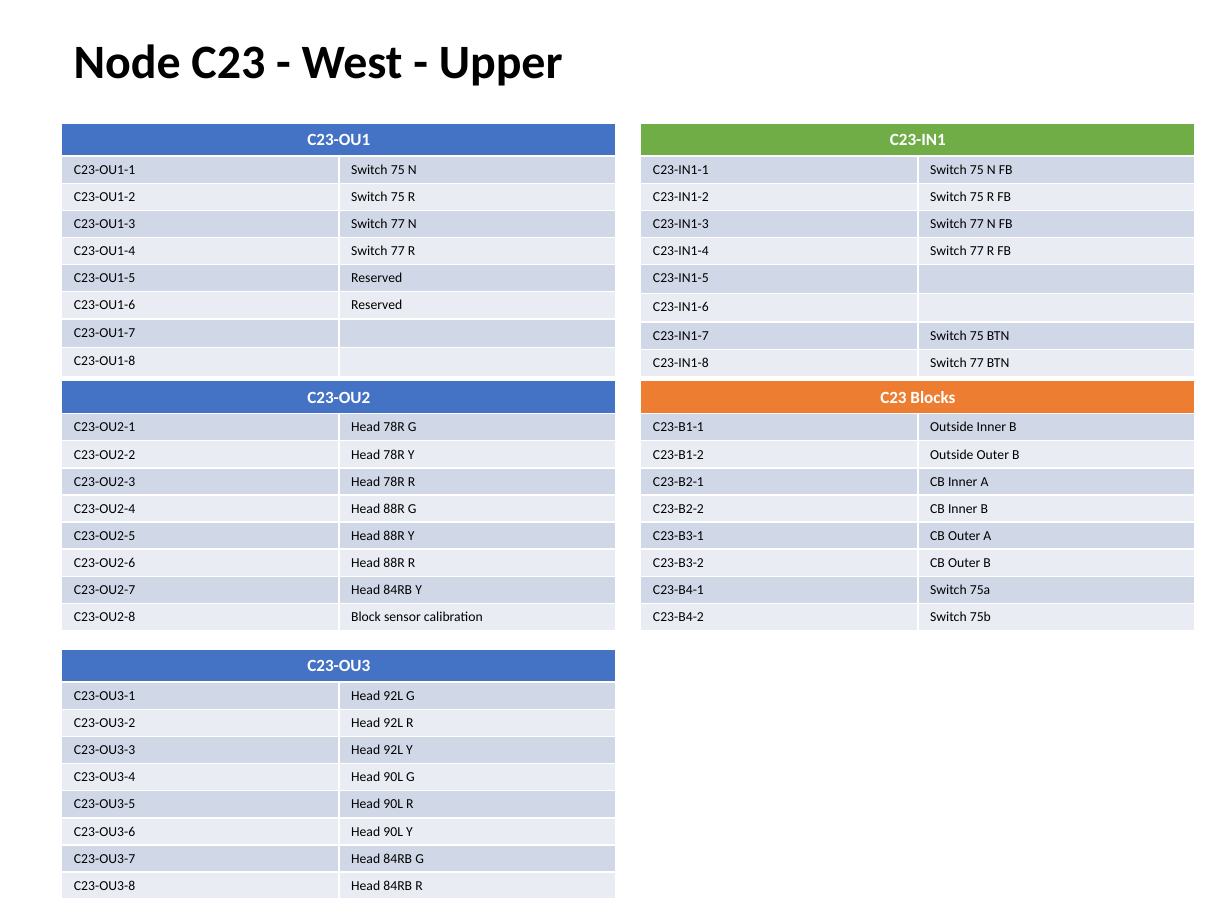
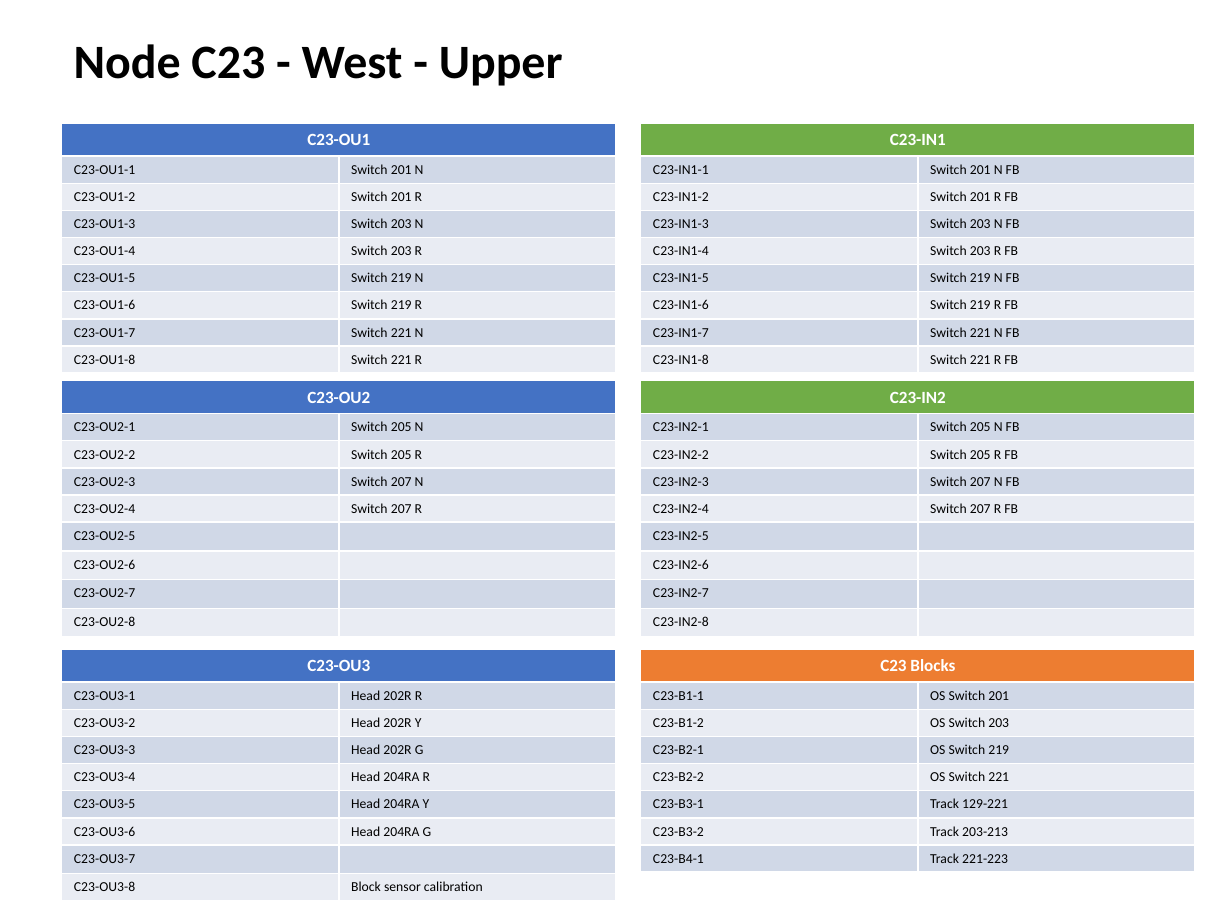
Before and after one commit to lnevo/hart, a slide deck: slide 13 of docs/wiring/Wiring_Schematic.pptx. Drawn at 1232x924 pixels with LibreOffice and Linux fonts; fonts in the diff are those of the drawing. Boxes give left, top, right and bottom in pixels: in the first picture for what was removed or moved away, otherwise in the second. Text is boxed around its words. In the diff, an @@ line names an element or a change of style, - is before the commit and + after.

```diff
--- a/docs/wiring/Wiring_Schematic.pptx
+++ b/docs/wiring/Wiring_Schematic.pptx
@@ table at <box>62,123,616,368</box> @@
-row 2, column 2: Switch 75 N
+row 2, column 2: Switch 201 N
-row 3, column 2: Switch 75 R
+row 3, column 2: Switch 201 R
-row 4, column 2: Switch 77 N
+row 4, column 2: Switch 203 N
-row 5, column 2: Switch 77 R
+row 5, column 2: Switch 203 R
-row 6, column 2: Reserved
+row 6, column 2: Switch 219 N
-row 7, column 2: Reserved
+row 7, column 2: Switch 219 R
-row 8, column 2: 
+row 8, column 2: Switch 221 N
-row 9, column 2: 
+row 9, column 2: Switch 221 R
@@ table at <box>641,123,1195,368</box> @@
-row 2, column 2: Switch 75 N FB
+row 2, column 2: Switch 201 N FB
-row 3, column 2: Switch 75 R FB
+row 3, column 2: Switch 201 R FB
-row 4, column 2: Switch 77 N FB
+row 4, column 2: Switch 203 N FB
-row 5, column 2: Switch 77 R FB
+row 5, column 2: Switch 203 R FB
-row 6, column 2: 
+row 6, column 2: Switch 219 N FB
-row 7, column 2: 
+row 7, column 2: Switch 219 R FB
-row 8, column 2: Switch 75 BTN
+row 8, column 2: Switch 221 N FB
-row 9, column 2: Switch 77 BTN
+row 9, column 2: Switch 221 R FB
@@ table at <box>62,381,616,630</box> @@
-row 2, column 2: Head 78R G
+row 2, column 2: Switch 205 N
-row 3, column 2: Head 78R Y
+row 3, column 2: Switch 205 R
-row 4, column 2: Head 78R R
+row 4, column 2: Switch 207 N
-row 5, column 2: Head 88R G
+row 5, column 2: Switch 207 R
-row 6, column 2: Head 88R Y
+row 6, column 2: 
-row 7, column 2: Head 88R R
+row 7, column 2: 
-row 8, column 2: Head 84RB Y
+row 8, column 2: 
-row 9, column 2: Block sensor calibration
+row 9, column 2: 
@@ table at <box>641,381,1195,630</box> @@
-row 1, column 1: C23 Blocks
+row 1, column 1: C23-IN2
-row 2, column 1: C23-B1-1
+row 2, column 1: C23-IN2-1
-row 2, column 2: Outside Inner B
+row 2, column 2: Switch 205 N FB
-row 3, column 1: C23-B1-2
+row 3, column 1: C23-IN2-2
-row 3, column 2: Outside Outer B
+row 3, column 2: Switch 205 R FB
-row 4, column 1: C23-B2-1
+row 4, column 1: C23-IN2-3
-row 4, column 2: CB Inner A
+row 4, column 2: Switch 207 N FB
-row 5, column 1: C23-B2-2
+row 5, column 1: C23-IN2-4
-row 5, column 2: CB Inner B
+row 5, column 2: Switch 207 R FB
-row 6, column 1: C23-B3-1
+row 6, column 1: C23-IN2-5
-row 6, column 2: CB Outer A
+row 6, column 2: 
-row 7, column 1: C23-B3-2
+row 7, column 1: C23-IN2-6
-row 7, column 2: CB Outer B
+row 7, column 2: 
-row 8, column 1: C23-B4-1
+row 8, column 1: C23-IN2-7
-row 8, column 2: Switch 75a
+row 8, column 2: 
-row 9, column 1: C23-B4-2
+row 9, column 1: C23-IN2-8
-row 9, column 2: Switch 75b
+row 9, column 2: 
@@ fill #ED7D31 to #70AD47 in row 1, column 1 @@
@@ table at <box>62,649,616,895</box> @@
-row 2, column 2: Head 92L G
+row 2, column 2: Head 202R R
-row 3, column 2: Head 92L R
+row 3, column 2: Head 202R Y
-row 4, column 2: Head 92L Y
+row 4, column 2: Head 202R G
-row 5, column 2: Head 90L G
+row 5, column 2: Head 204RA R
-row 6, column 2: Head 90L R
+row 6, column 2: Head 204RA Y
-row 7, column 2: Head 90L Y
+row 7, column 2: Head 204RA G
-row 8, column 2: Head 84RB G
+row 8, column 2: 
-row 9, column 2: Head 84RB R
+row 9, column 2: Block sensor calibration
@@ table added at <box>641,649,1195,867</box>, 8 rows, 2 columns @@
+C23 Blocks | 
+C23-B1-1 | OS Switch 201
+C23-B1-2 | OS Switch 203
+C23-B2-1 | OS Switch 219
+C23-B2-2 | OS Switch 221
+C23-B3-1 | Track 129-221
+C23-B3-2 | Track 203-213
+C23-B4-1 | Track 221-223
```
Also in this commit, not shown: 8 other slides changed, 7 slides added, 8 other files.
